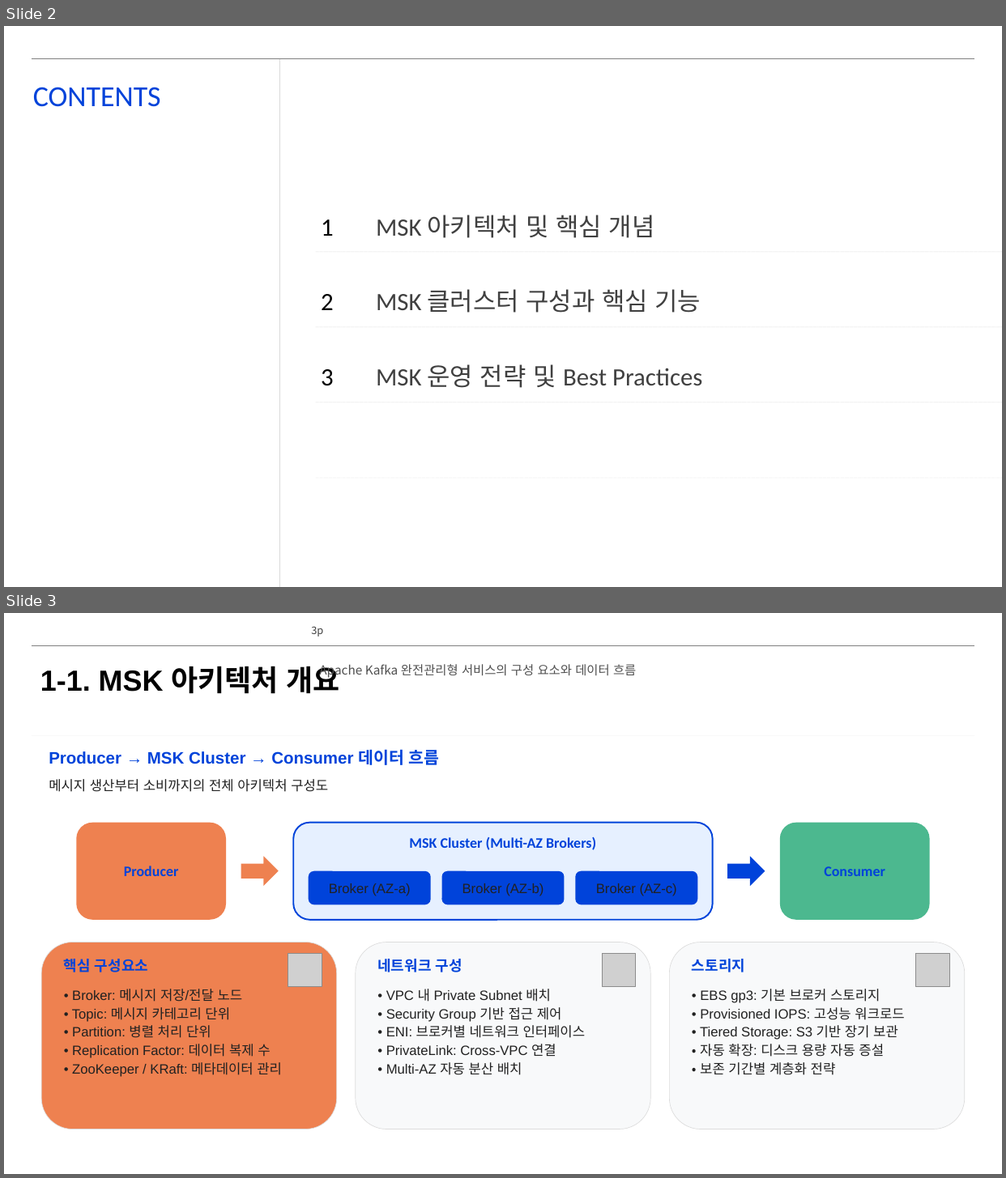
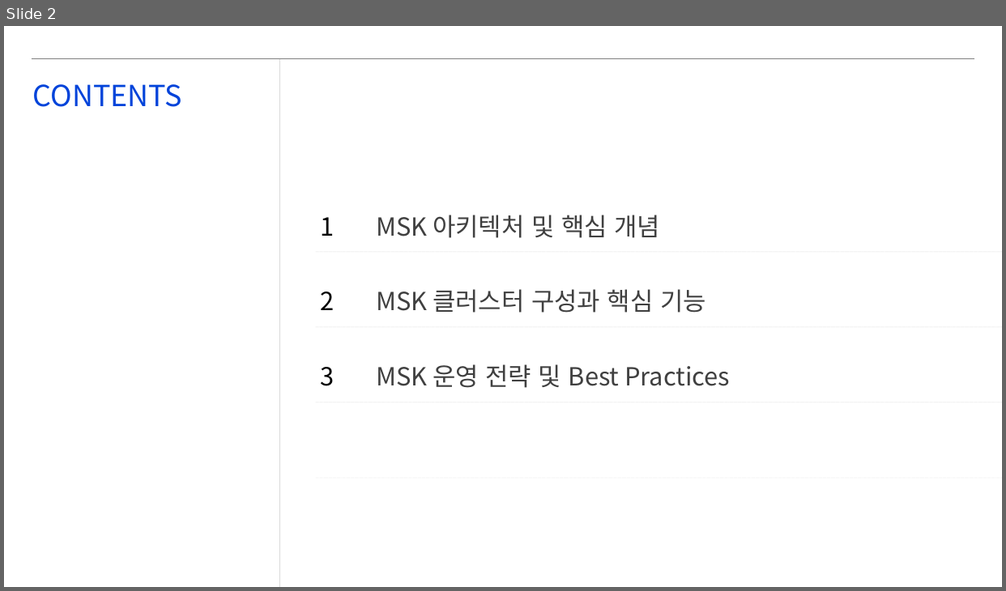
Before and after one commit to lhs6395-hslee/project-steer, a slide deck: results/pptx/AWS_MSK_Expert_Intro.pptx. Shown one above the other, each under a label of ours: slides 2 and 3 before the commit, slide 2 after it. The pictures are 1006x1178 and 1006x591 pixels, drawn with LibreOffice and Linux fonts; fonts in the diff are those of the drawing; grey boxes stand for pictures; background and template pictures are left out. Boxes give left, top, right and bottom in pixels: in the first picture for what was removed or moved away, otherwise in the second. Text is boxed around its words. In the diff, an @@ line names an element or a change of style, - is before the commit and + after.

```diff
--- a/results/pptx/AWS_MSK_Expert_Intro.pptx
+++ b/results/pptx/AWS_MSK_Expert_Intro.pptx
@@ slide 3 removed at <box>4,613,1002,1174</box>, background #FFFFFF; not listed: 1 template element that a slide beside it also shows @@
@@ page number removed at <box>311,626,323,636</box> @@
-3p
@@ text removed at <box>40,665,340,694</box> @@
-1-1. MSK 아키텍처 개요
@@ text removed at <box>319,664,636,679</box> @@
-Apache Kafka 완전관리형 서비스의 구성 요소와 데이터 흐름
@@ line removed from (32, 736) to (975, 736) @@
@@ text removed at <box>49,749,440,765</box> @@
-Producer → MSK Cluster → Consumer 데이터 흐름
@@ text removed at <box>49,779,328,792</box> @@
-메시지 생산부터 소비까지의 전체 아키텍처 구성도
@@ rounded rectangle removed at <box>77,823,226,920</box> @@
-Producer
@@ rounded rectangle removed at <box>294,823,713,920</box> @@
@@ rounded rectangle removed at <box>780,823,930,920</box> @@
-Consumer
@@ text removed at <box>409,837,596,850</box> @@
-MSK Cluster (Multi-AZ Brokers)
@@ right arrow removed at <box>241,856,279,886</box> @@
@@ rounded rectangle removed at <box>309,871,431,905</box> @@
-Broker (AZ-a)
@@ rounded rectangle removed at <box>442,871,564,905</box> @@
-Broker (AZ-b)
@@ rounded rectangle removed at <box>575,871,697,905</box> @@
-Broker (AZ-c)
@@ right arrow removed at <box>728,856,765,886</box> @@
@@ rounded rectangle removed at <box>41,943,336,1130</box> @@
@@ rounded rectangle removed at <box>355,943,650,1130</box> @@
@@ rounded rectangle removed at <box>670,943,965,1130</box> @@
@@ text removed at <box>64,959,148,973</box> @@
-핵심 구성요소
@@ picture removed at <box>288,954,322,987</box> @@
@@ text removed at <box>377,959,462,973</box> @@
-네트워크 구성
@@ picture removed at <box>602,954,636,987</box> @@
@@ text removed at <box>692,959,745,973</box> @@
-스토리지
@@ picture removed at <box>916,954,949,987</box> @@
@@ text removed at <box>72,989,282,1077</box> @@
-• Broker: 메시지 저장/전달 노드
-• Topic: 메시지 카테고리 단위
-• Partition: 병렬 처리 단위
-• Replication Factor: 데이터 복제 수
-• ZooKeeper / KRaft: 메타데이터 관리
@@ text removed at <box>386,989,586,1076</box> @@
-• VPC 내 Private Subnet 배치
-• Security Group 기반 접근 제어
-• ENI: 브로커별 네트워크 인터페이스
-• PrivateLink: Cross-VPC 연결
-• Multi-AZ 자동 분산 배치
@@ text removed at <box>700,989,904,1076</box> @@
-• EBS gp3: 기본 브로커 스토리지
-• Provisioned IOPS: 고성능 워크로드
-• Tiered Storage: S3 기반 장기 보관
-• 자동 확장: 디스크 용량 자동 증설
-• 보존 기간별 계층화 전략
@@ slide 2 changed as well @@
@@ font Calibri to Noto Sans CJK KR in 3 elements at <box>33,84,182,107</box>, <box>320,217,334,386</box>, <box>376,215,730,388</box> @@
```
Also in this commit, not shown: 7 other slides changed, 2 other slides removed, 2 other files.
